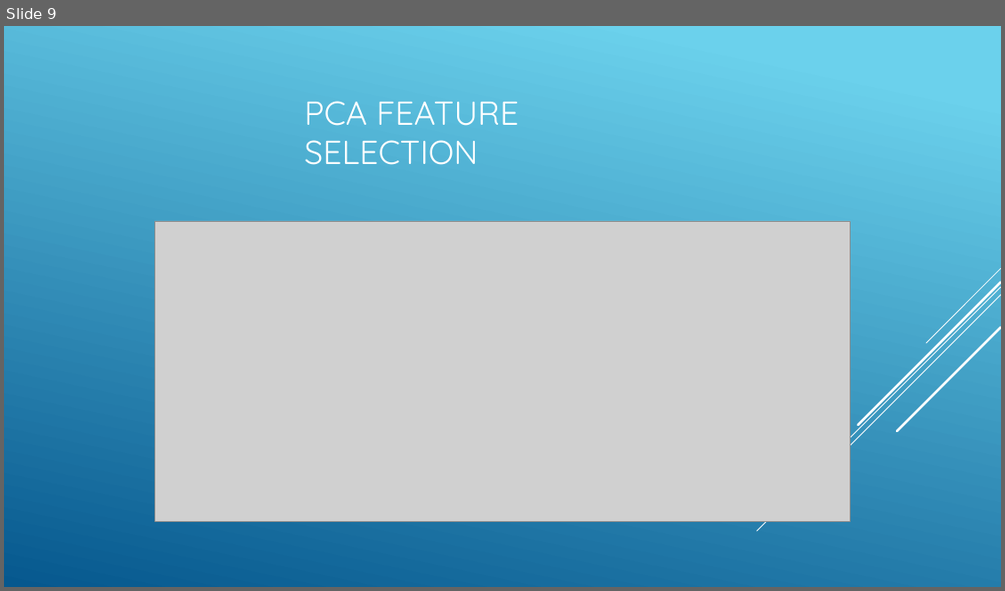
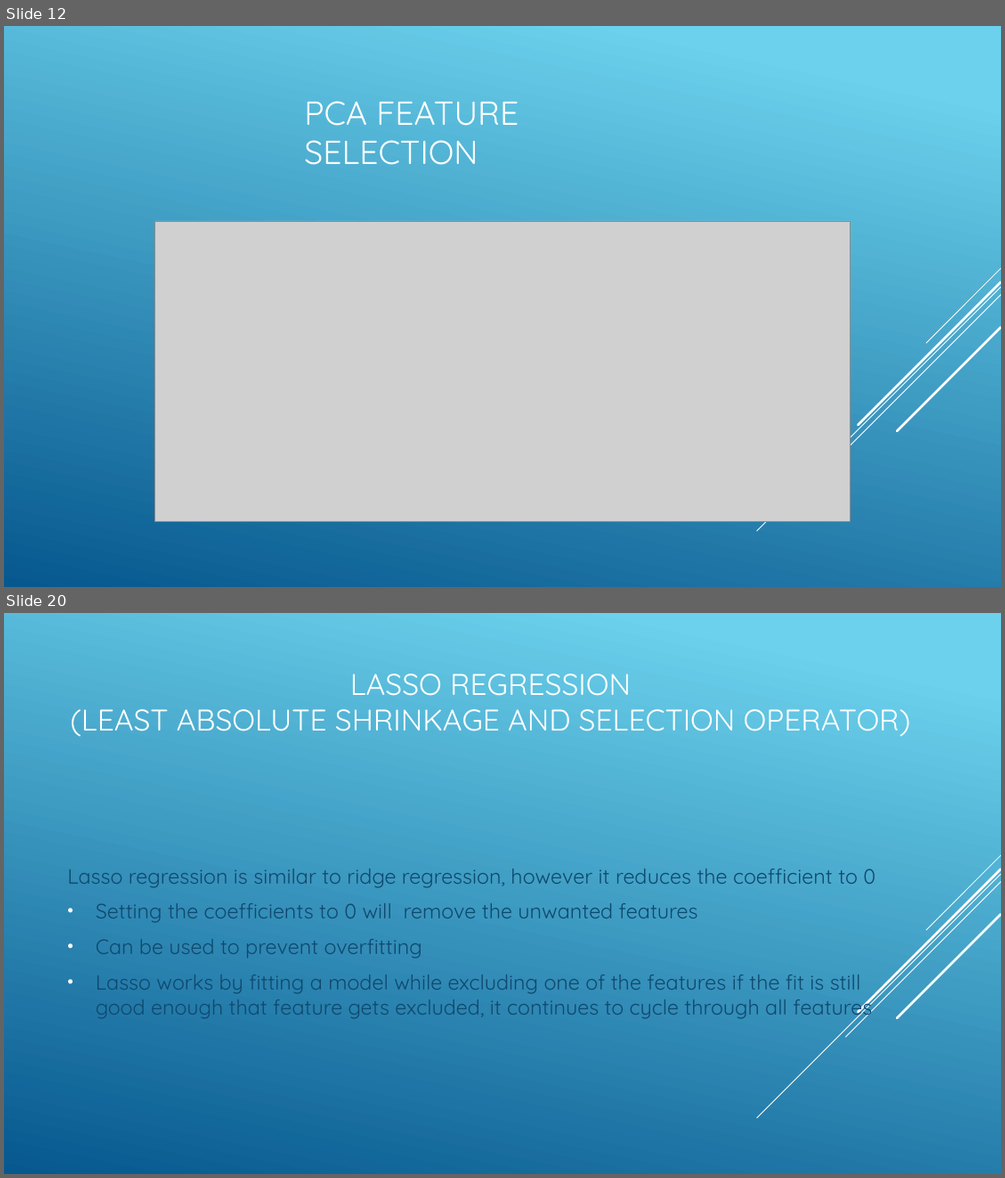
Before and after one commit to efuller11/Thinkful, a slide deck: New York Education System capstone.pptx. Shown one above the other, each under a label of ours: slide 9 before the commit, slides 12 and 20 after it; the slides between them are not shown. The pictures are 1005x591 and 1005x1178 pixels, drawn with LibreOffice and Linux fonts; fonts in the diff are those of the drawing; grey boxes stand for pictures. Boxes give left, top, right and bottom in pixels: in the first picture for what was removed or moved away, otherwise in the second. Text is boxed around its words. In the diff, an @@ line names an element or a change of style, - is before the commit and + after.

```diff
--- a/New York Education System capstone.pptx
+++ b/New York Education System capstone.pptx
@@ slide 20 added at bbox=[4, 613, 1001, 1174], background gradient #6ED2EB to #06588E; not listed: 5 template elements that a slide beside it also shows @@
@@ title added at bbox=[70, 674, 911, 737], 28.8 pt, text #FFFFFF @@
+LASSO REGRESSION
+(LEAST ABSOLUTE SHRINKAGE AND SELECTION OPERATOR)
@@ text added at bbox=[67, 868, 875, 1021], 20 pt, text #0F496F @@
+Lasso regression is similar to ridge regression, however it reduces the coefficient to 0
+• Setting the coefficients to 0 will remove the unwanted features
+• Can be used to prevent overfitting
+• Lasso works by fitting a model while excluding one of the features if the fit is still good enough that feature gets excluded, it continues to cycle through all features
@@ what was slide 9 is now slide 12 @@
```
Also in this commit, not shown: 7 slides changed, 19 other slides added, 9 slides removed, 1 other file.
